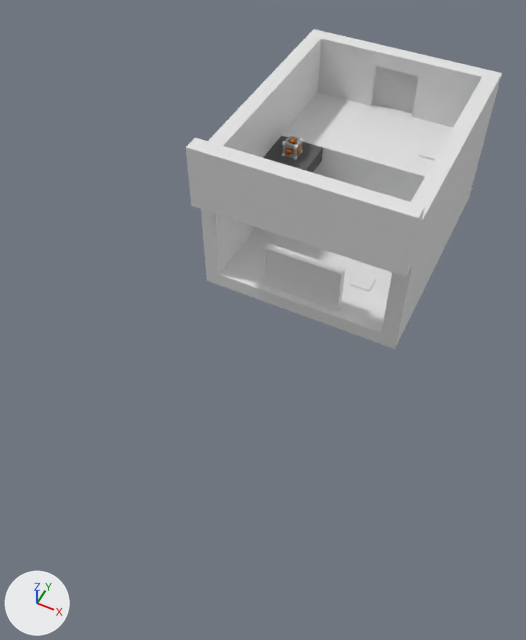
Two versions of the Blender file assets/scene/levels.blend, one commit apart.
The view is the same before and after, from a 50 mm camera at (11.9, -6.1, 39.5) aimed at (-1.2, 20.2, 6.6). The axes (+X, +Y, +Z) are drawn at lower left. The lights are the same throughout.

Names of what the first picture shows: 'CompanionCube.001', 'Door.002', 'Floor.002', 'LevelTrigger.002', 'Plate2.001', 'UnitCube', 'UnitCube.002', 'UnitCube.003', 'UnitCube.004', 'UnitCube.005', 'UnitCube.006', 'WallNLeft.002', 'WallNRight.002'.
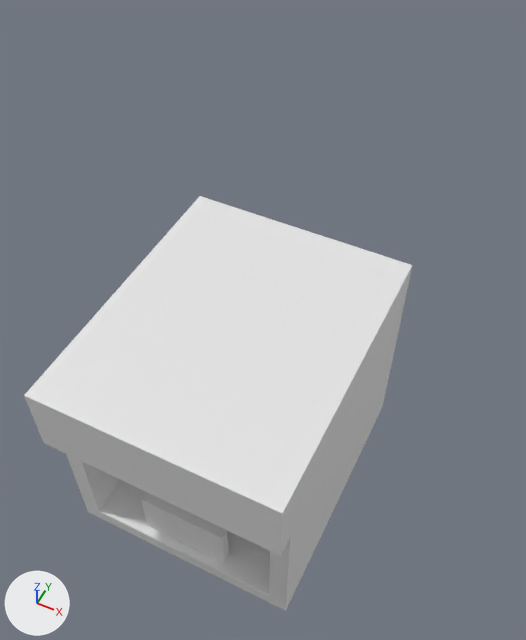
Boxes (x1, y1, x2, y2) around the edits, measured in the pictures (526 x 640 px):
'Ceiling.003', added: after (38, 196, 412, 505)
'UnitCube.006', deleted: before (186, 138, 425, 277)
'WallW.002', added: after (24, 380, 293, 556)
'UnitCube.003', deleted: before (282, 92, 453, 202)
'WallE.001', added: after (269, 281, 409, 604)
'UnitCube.002', deleted: before (381, 70, 502, 338)
'UnitCube', deleted: before (201, 29, 327, 274)
'Floor.002', deleted: before (206, 190, 471, 349)
'LevelTrigger.002', moved: before (265, 243, 345, 310); after (141, 492, 229, 563)
'Floor', added: after (85, 400, 384, 611)
'WallNLeft.002', deleted: before (318, 32, 382, 106)
'WallNRight.002', deleted: before (412, 55, 486, 127)
'Door.002', moved (not visible afterwards): before (373, 66, 418, 113)
'WallW.001', added: after (66, 454, 121, 511)
'UnitCube.004', deleted: before (263, 136, 323, 173)
'UnitCube.005', deleted: before (376, 45, 426, 77)
'CompanionCube.001', moved, turned (not visible afterwards): before (282, 135, 303, 160)
'Plate2.001', moved: before (419, 145, 441, 160); after (250, 543, 270, 558)

Patch to the scene script:
```diff
--- a/assets/scene/levels.blend.py
+++ b/assets/scene/levels.blend.py
@@ me_cube_024 @@
+me_cube_024.from_pydata(...)  # a box spanning x -12.5..0.5, y -0.5..0.5, z 8.5..12.5
+me_cube_024.materials.append(mat_material_007)  # white #e7e7e7
@@ me_cube_015 @@
+me_cube_015.from_pydata(...)  # a box spanning x -12.5..0.5, y -0.5..14.5, z -0.5..0.5
+me_cube_015.materials.append(mat_material_016)  # white #e7e7e7
@@ me_cube_050 @@
+me_cube_050.from_pydata(...)  # a box spanning x -12.5..0.5, y -0.5..14.5, z -0.5..0.5
+me_cube_050.materials.append(mat_material_012)  # white #e7e7e7
@@ me_cube_042 @@
+me_cube_042.from_pydata(...)  # a box spanning x -0.5..0.5, y -0.5..14.5, z -0.5..10.5
+me_cube_042.materials.append(mat_material_012)  # white #e7e7e7
@@ ob_unitcube_003 @@
-ob_unitcube_003 = bpy.data.objects.new('UnitCube.003', me_cube_054)
-ob_unitcube_003.location = (-6.0, 32.0, 7.0)
@@ ob_floor_002 @@
-ob_floor_002 = bpy.data.objects.new('Floor.002', me_cube_055)
-ob_floor_002.location = (6.0, 23.0, 6.0)
@@ ob_companioncube_001 @@
 ob_companioncube_001 = bpy.data.objects.new('CompanionCube.001', me_cat_cube)
-ob_companioncube_001.location = (-4.0, 30.0, 12.0)
+ob_companioncube_001.location = (-3.0, 10.0, 2.0)
+ob_companioncube_001.rotation_euler = (1.571, 0.0, 0.0)  # degrees (90, 0, 0)
@@ ob_unitcube @@
-ob_unitcube = bpy.data.objects.new('UnitCube', me_cube_001)
-ob_unitcube.location = (-6.0, 23.0, 7.0)
@@ ob_unitcube_002 @@
-ob_unitcube_002 = bpy.data.objects.new('UnitCube.002', me_cube_057)
-ob_unitcube_002.location = (6.0, 23.0, 7.0)
@@ ob_unitcube_004 @@
-ob_unitcube_004 = bpy.data.objects.new('UnitCube.004', me_cube_059)
-ob_unitcube_004.location = (-5.0, 16.0, 11.0)
@@ ob_door_002 @@
 ob_door_002 = bpy.data.objects.new('Door.002', me_cube_061)
-ob_door_002.location = (-4.0, 33.0, 13.0)
+ob_door_002.location = (-4.0, 17.0, 8.0)
@@ ob_plate2_001 @@
 ob_plate2_001 = bpy.data.objects.new('Plate2.001', me_cube_063)
-ob_plate2_001.location = (4.0, 34.0, 12.0)
+ob_plate2_001.location = (4.0, 10.0, 1.0)
 ob_plate2_001.scale = (1.25, 1.25, 1.0)
@@ ob_wallnright_002 @@
-ob_wallnright_002 = bpy.data.objects.new('WallNRight.002', me_cube_010)
-ob_wallnright_002.location = (2.0, 38.0, 12.0)
@@ ob_wallnleft_002 @@
-ob_wallnleft_002 = bpy.data.objects.new('WallNLeft.002', me_cube_011)
-ob_wallnleft_002.location = (-5.0, 38.0, 12.0)
@@ ob_unitcube_005 @@
-ob_unitcube_005 = bpy.data.objects.new('UnitCube.005', me_cube_012)
-ob_unitcube_005.location = (-1.0, 38.0, 15.0)
@@ ob_leveltrigger_002 @@
 ob_leveltrigger_002 = bpy.data.objects.new('LevelTrigger.002', me_cube_020)
-ob_leveltrigger_002.location = (2.0, 24.5, 7.0)
+ob_leveltrigger_002.location = (2.0, 9.5, 1.0)
@@ ob_unitcube_006 @@
-ob_unitcube_006 = bpy.data.objects.new('UnitCube.006', me_cube_026)
-ob_unitcube_006.location = (3.0, 22.0, 13.0)
@@ ob_wallw_002 @@
+ob_wallw_002 = bpy.data.objects.new('WallW.002', me_cube_024)
+ob_wallw_002.location = (6.0, 7.0, 0.0)
@@ ob_ceiling_003 @@
+ob_ceiling_003 = bpy.data.objects.new('Ceiling.003', me_cube_015)
+ob_ceiling_003.location = (6.0, 8.0, 12.0)
@@ ob_floor @@
+ob_floor = bpy.data.objects.new('Floor', me_cube_050)
+ob_floor.location = (6.0, 8.0, 0.0)
@@ ob_walle_001 @@
+ob_walle_001 = bpy.data.objects.new('WallE.001', me_cube_042)
+ob_walle_001.location = (6.0, 8.0, 1.0)
@@ ob_wallw_001 @@
+ob_wallw_001 = bpy.data.objects.new('WallW.001', me_cube_042.copy())
+ob_wallw_001.location = (-6.0, 8.0, 1.0)
```
